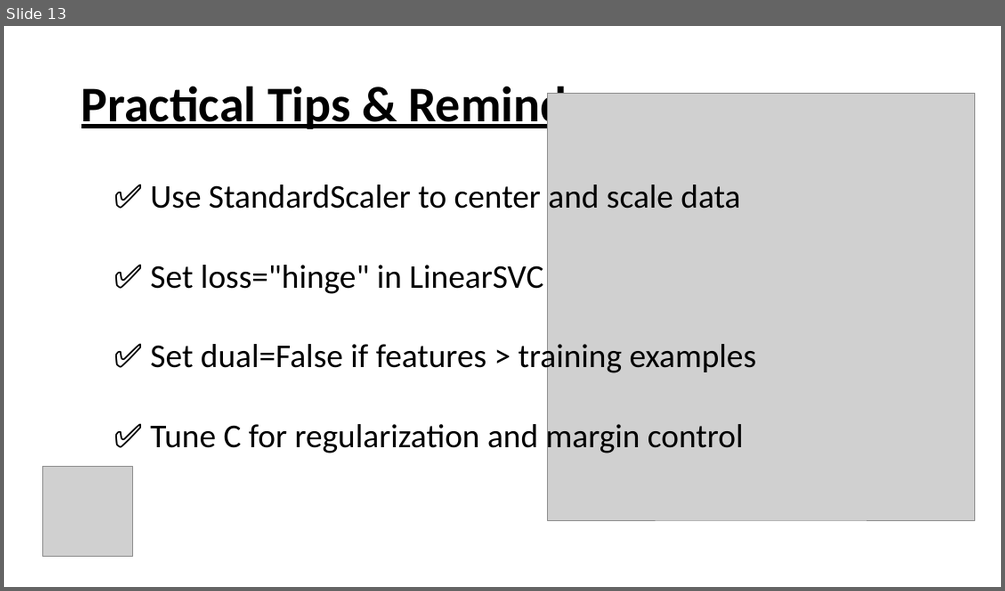
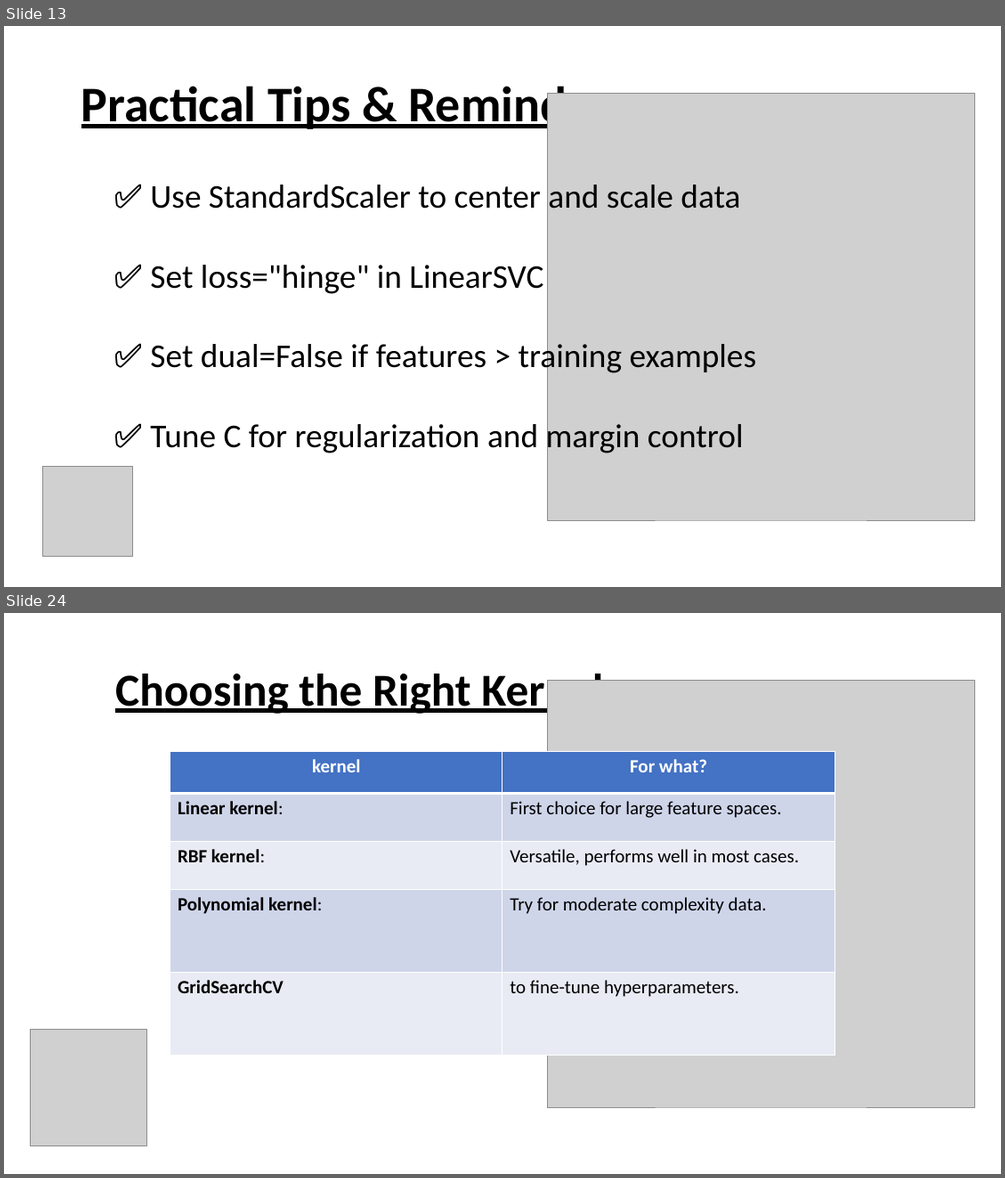
Before and after one commit to Mustafaahmed10/Machine-Learning-Slides-Chapter-5, a slide deck: Chapter 5.pptx. Shown one above the other, each under a label of ours: slide 13 before the commit, slides 13 and 24 after it; the slides between them are not shown. The pictures are 1005x591 and 1005x1178 pixels, drawn with LibreOffice and Linux fonts; fonts in the diff are those of the drawing; grey boxes stand for pictures. Boxes give left, top, right and bottom in pixels: in the first picture for what was removed or moved away, otherwise in the second. Text is boxed around its words. In the diff, an @@ line names an element or a change of style, - is before the commit and + after.

```diff
--- a/Chapter 5.pptx
+++ b/Chapter 5.pptx
@@ slide 24 added at bbox=[4, 613, 1001, 1174], background #FFFFFF @@
@@ title added at bbox=[115, 668, 603, 717], 44 pt, text #000000, bold, underline @@
+Choosing the Right Kernel
@@ picture added at bbox=[547, 680, 974, 1107] @@
@@ table added at bbox=[170, 751, 834, 1055], 5 rows, 2 columns @@
+kernel | For what?
+Linear kernel: | First choice for large feature spaces.
+RBF kernel: | Versatile, performs well in most cases.
+Polynomial kernel: | Try for moderate complexity data.
+GridSearchCV | to fine-tune hyperparameters.
@@ picture added at bbox=[30, 1030, 146, 1145] @@
```
Also in this commit, not shown: 3 slides changed, 16 other slides added, 3 slides removed.
